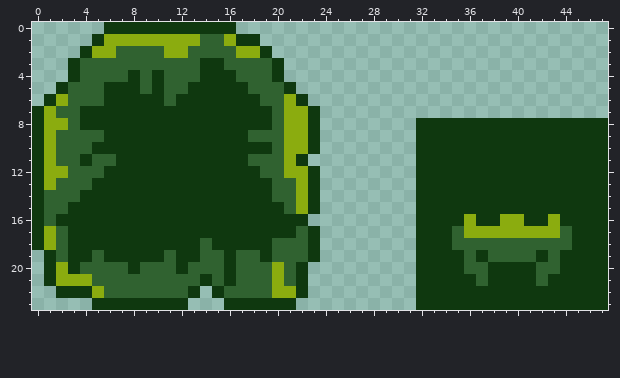
Two states of a pixel-art sprite, project/assets/sprites/terrain/tile_sheet_slopes.png. Above: the version before the commit.
The file is 48x24 pixels.
Now the later version:
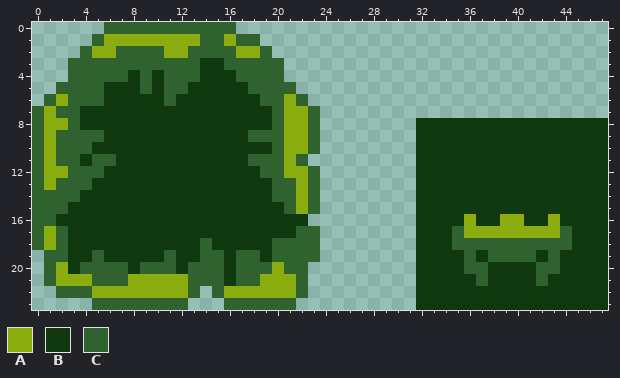
Palette (. is transparent): A #8bac0f  B #0f380f  C #306230
The edit:
Colour A replaces colour C in row 21 at x 8 to 12, 19 and 21; in row 22 at x 6 to 12 and 16 to 19.
Colour C replaces colour B in row 0 at x 6 to 16; in row 1 at x 5 and 17 to 18; in row 2 at x 4 and 19; in rows 3 to 4 at x 3 and 20; in row 5 at x 2 and 21; in row 6 at x 1 and 22.
Colour C replaces colour B in rows 7 to 10 at x 0 and 23; in row 11 at x 0 and 22; in rows 12 to 15 at x 0 and 23; in row 16 at x 0; in rows 17 to 18 at x 0 and 23; in row 19 at x 1 and 23.
Colour C replaces colour B in row 20 at x 1 and 22; in row 21 at x 1, 14 and 22; in row 22 at x 2 to 4, 13, 15 and 22; in row 23 at x 5 to 12 and 16 to 21.
